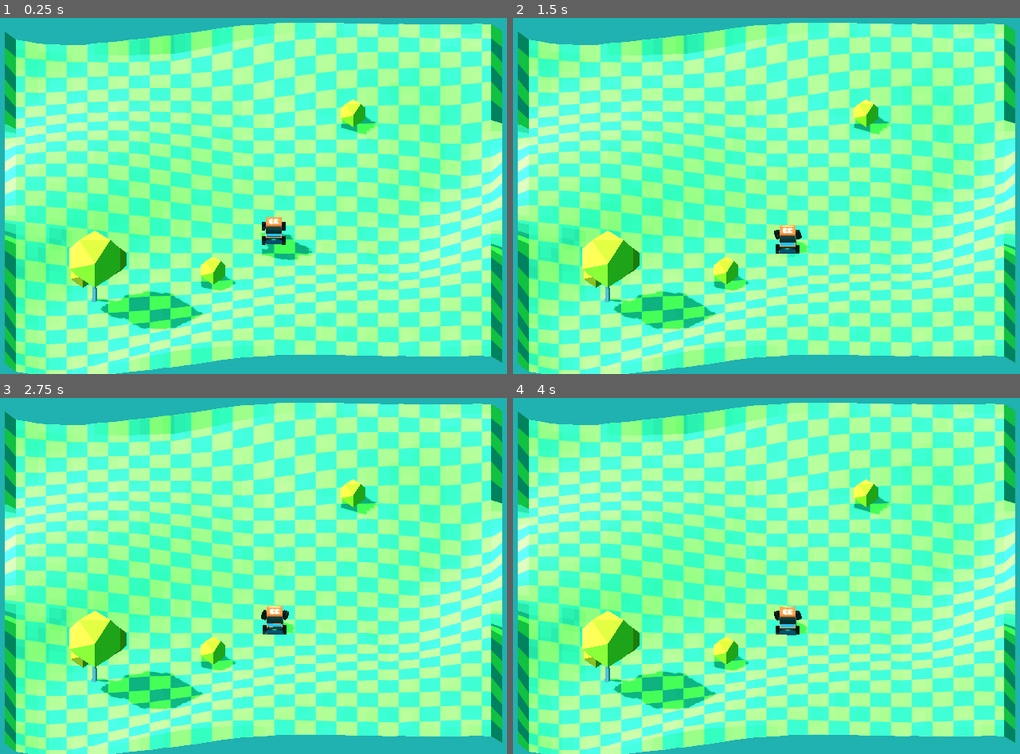
Above: before the commit, frames 1-4 (two rows, left to right).
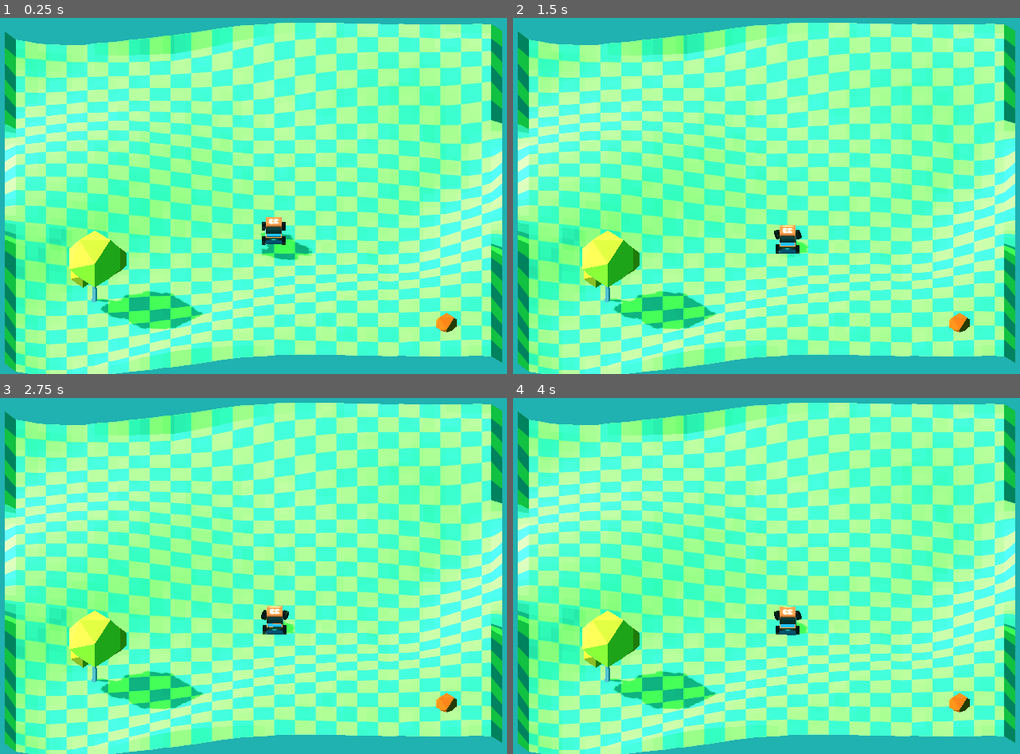
Above: after the commit, the same moments.

Repository: DaniMaccari/Car-Playground
Game: Godot game, scene res://Scenes/Main.tscn
Two runs of this game, one before a commit and one after it. Both use one fixed random seed, a clock stepped at 60 frames per second and the inputs below. The project has no main scene, so this scene is started directly.
Inputs:
- Up to frame 1 (0.25 s): no input
- Up to frame 2 (1.5 s): hold Right (ui_right) 0.53-1.28 s; hold Left (ui_left) from 1.28 s (still down)
- Up to frame 3 (2.75 s): release Left (ui_left) at 2.03 s; hold Right (ui_right) from 2.03 s (still down)
- Up to frame 4 (4 s): tap Enter at 2.75 s; release Right (ui_right) at 3.53 s; hold Left (ui_left) from 3.53 s (still down)

The runs differ from the first frame. In frame 1, 1.0% of the frame differs, in the area x 39-91%, y 22-89%; in frame 2, 1.0%; in frame 3, 1.0%; in frame 4, 1.0%.

Commit message:
respawn new item when collected

Diff:
--- a/Scenes/Collectable_object.tscn
+++ b/Scenes/Collectable_object.tscn
@@ -1,8 +1,11 @@
-[gd_scene load_steps=9 format=4 uid="uid://b1lv72wgq2xnc"]
+[gd_scene load_steps=10 format=4 uid="uid://b1lv72wgq2xnc"]
 
 [ext_resource type="Script" path="res://Scripts/collectable.gd" id="1_om0bk"]
 [ext_resource type="Texture2D" uid="uid://4id1juuifsd4" path="res://Assets/tree_set/treebase_color.png" id="1_s8vmp"]
 [ext_resource type="Texture2D" uid="uid://bb87ii470kyi2" path="res://Assets/shadow.png" id="2_bgi5k"]
+
+[sub_resource type="StandardMaterial3D" id="StandardMaterial3D_k1pl3"]
+albedo_color = Color(1, 0.294118, 0, 1)
 
 [sub_resource type="StandardMaterial3D" id="StandardMaterial3D_nsy54"]
 resource_name = "treebase_color"
@@ -50,12 +53,13 @@
 radius = 1.84236
 
 [node name="CollectableObject" type="Node3D"]
-transform = Transform3D(1, 0, 0, 0, 1, 0, 0, 0, 1, 0, 3.35523, 0)
+transform = Transform3D(1, 0, 0, 0, 1, 0, 0, 0, 1, 0, 0.36597, 0)
 script = ExtResource("1_om0bk")
 
 [node name="Turnip" type="StaticBody3D" parent="."]
 
 [node name="leaves_5" type="MeshInstance3D" parent="Turnip"]
+material_override = SubResource("StandardMaterial3D_k1pl3")
 mesh = SubResource("ArrayMesh_nqu00")
 skeleton = NodePath("")
 
--- a/Scenes/Main.tscn
+++ b/Scenes/Main.tscn
@@ -1,9 +1,10 @@
-[gd_scene load_steps=9 format=3 uid="uid://cadip24ccwo6q"]
+[gd_scene load_steps=10 format=3 uid="uid://cadip24ccwo6q"]
 
 [ext_resource type="PackedScene" uid="uid://dd0nts174s84k" path="res://Scenes/Vehicle_movement.tscn" id="1_j6e7n"]
 [ext_resource type="PackedScene" uid="uid://b1lv72wgq2xnc" path="res://Scenes/Collectable_object.tscn" id="2_1pi0d"]
 [ext_resource type="PackedScene" uid="uid://ca7h2il3ay43c" path="res://Scenes/Terrain_test.tscn" id="3_cmosh"]
 [ext_resource type="PackedScene" uid="uid://blj2ujrybowxx" path="res://Assets/tree_set/tree02.fbx" id="4_j8mop"]
+[ext_resource type="Script" path="res://Scripts/points_counter.gd" id="5_lcgfw"]
 
 [sub_resource type="Environment" id="Environment_sn5f3"]
 background_mode = 1
@@ -61,14 +62,18 @@
 size = 43.0479
 far = 80.0
 
-[node name="CollectableObject" parent="." instance=ExtResource("2_1pi0d")]
-transform = Transform3D(1, 0, 0, 0, 1, 0, 0, 0, 1, -4.86257, -1.31063, 12.4467)
-
-[node name="CollectableObject2" parent="." instance=ExtResource("2_1pi0d")]
-transform = Transform3D(1, 0, 0, 0, 1, 0, 0, 0, 1, 12, -0.440141, -15)
-
 [node name="tree02" parent="." instance=ExtResource("4_j8mop")]
 transform = Transform3D(1, 0, 0, 0, 1, 0, 0, 0, 1, -19.1598, -3.94273, 15.0844)
 
 [node name="Terrain" parent="." instance=ExtResource("3_cmosh")]
 transform = Transform3D(30, 0, 0, 0, 30, 0, 0, 0, 30, 0, 0, 0)
+
+[node name="PointsCounter" type="Node3D" parent="."]
+script = ExtResource("5_lcgfw")
+collectable_scene = ExtResource("2_1pi0d")
+
+[node name="MarkerZ" type="Marker3D" parent="PointsCounter"]
+transform = Transform3D(1, 0, 0, 0, 1, 0, 0, 0, 1, 0, 0, -27)
+
+[node name="MarkerX" type="Marker3D" parent="PointsCounter"]
+transform = Transform3D(1, 0, 0, 0, 1, 0, 0, 0, 1, 27, 0, 0)
--- a/Scenes/Terrain_test.tscn
+++ b/Scenes/Terrain_test.tscn
@@ -9,7 +9,7 @@
 [sub_resource type="ConcavePolygonShape3D" id="ConcavePolygonShape3D_5y0kd"]
 data = PackedVector3Array(1, -0.3882, -0.9546, 0.9545, -0.3478, -0.9546, 1, -0.3775, -1, 1, -0.3775, -1, 0.9545, -0.347 …(292094 unchanged characters)…
 
-[node name="Terrain" type="StaticBody3D"]
+[node name="Terrain" type="StaticBody3D" groups=["floor"]]
 
 [node name="PlaygroundTerrainMapa2" type="MeshInstance3D" parent="."]
 transform = Transform3D(1, 0, 0, 0, 1, 0, 0, 0, 1, 0, 0.358118, 0)
--- a/Scripts/collectable.gd
+++ b/Scripts/collectable.gd
@@ -1,15 +1,15 @@
 extends Node3D
 
+signal collided
 
-# Called when the node enters the scene tree for the first time.
 func _ready() -> void:
-	pass # Replace with function body.
+	pass
 
-
-# Called every frame. 'delta' is the elapsed time since the previous frame.
-func _process(delta: float) -> void:
-	pass
+func start_position(max_z : float, max_x : float) -> void:
+	position.z = randf_range(max_z, -max_z)
+	position.x = randf_range(max_x, -max_x)
 
 
 func _on_collision_detection_area_entered(area: Area3D) -> void:
+	emit_signal("collided")
 	queue_free()
--- /dev/null
+++ b/Scripts/points_counter.gd
@@ -0,0 +1,21 @@
+extends Node3D
+
+@export var collectable_scene : PackedScene
+var max_z : int
+var max_x : int
+
+func _ready() -> void:
+	max_z = $MarkerZ.position.z
+	max_x = $MarkerX.position.x
+	spawn_collectable()
+	pass # Replace with function body.
+
+func spawn_collectable() -> void:
+	var collectable_actual := collectable_scene.instantiate()
+	collectable_actual.start_position(max_z, max_x)
+	collectable_actual.collided.connect(_on_collectable_collided)
+	add_child(collectable_actual)
+
+func _on_collectable_collided() -> void:
+	spawn_collectable()
+	pass
--- a/Scripts/vehicle_movement.gd
+++ b/Scripts/vehicle_movement.gd
@@ -61,8 +61,11 @@
 		engine_force = 0.0
 
 	if floor_raycast.is_colliding():
-		var surface_normal : Vector3 = floor_raycast.get_collision_normal()
-		apply_force(surface_normal * DOWN_FORCE, Vector3(0, 0, 0))
+		var collider := floor_raycast.get_collider()
+
+		if collider.is_in_group("floor"):
+			var surface_normal : Vector3 = floor_raycast.get_collision_normal()
+			apply_force(surface_normal * DOWN_FORCE, Vector3(0, 0, 0))
 
 	#print("direction", direction)
 	steering = move_toward(steering, Input.get_axis("ui_right", "ui_left") * MAX_STEER, delta * 10)
--- a/project.godot
+++ b/project.godot
@@ -17,6 +17,10 @@
 [debug]
 
 gdscript/warnings/untyped_declaration=2
+
+[global_group]
+
+floor="the vehicle should ride above"
 
 [input]
 
